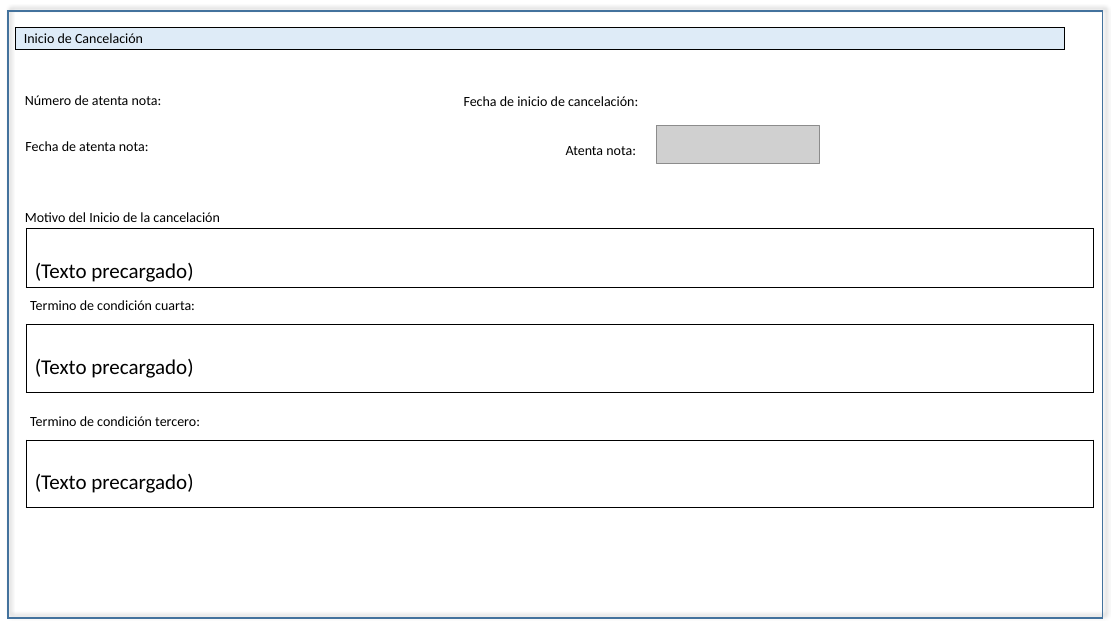
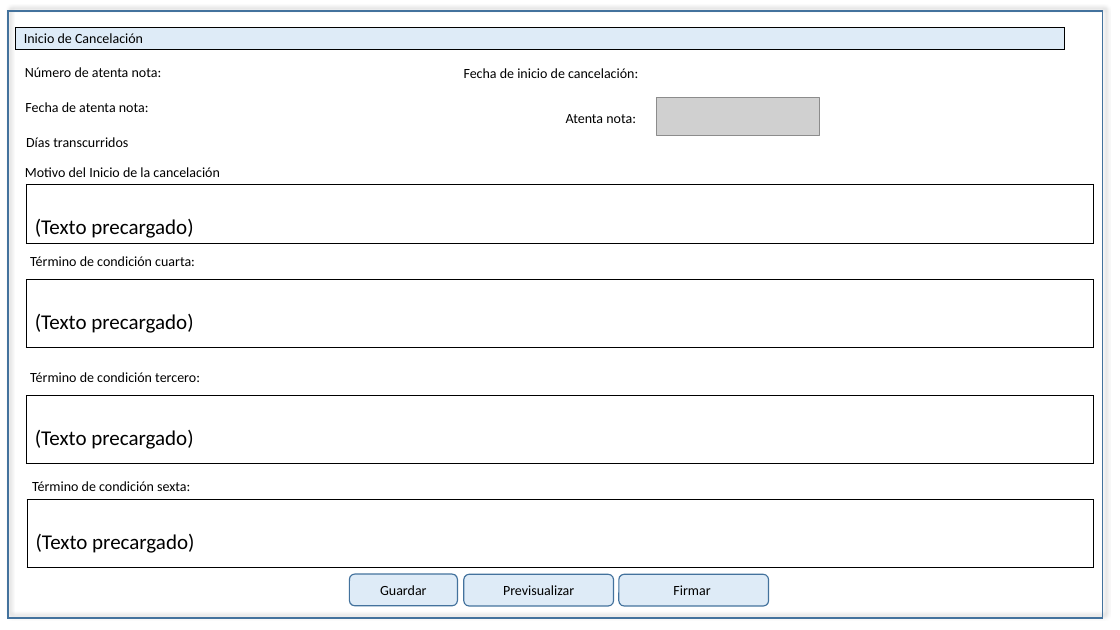
Before and after one commit to EDDIE83/Documentos, a slide deck: slide 4 of TAF 092019/Cancelación.pptx. Drawn at 1120x630 pixels with LibreOffice and Linux fonts; fonts in the diff are those of the drawing; grey boxes stand for pictures. Boxes give left, top, right and bottom in pixels: in the first picture for what was removed or moved away, otherwise in the second. Text is boxed around its words. In the diff, an @@ line names an element or a change of style, - is before the commit and + after.

```diff
--- a/TAF 092019/Cancelación.pptx
+++ b/TAF 092019/Cancelación.pptx
@@ text "Número de atenta nota:": place and size @@
-text "Número de atenta nota:" at [25,95,162,105]
+text "Número de atenta nota:" at [25,67,162,77]
@@ text "Fecha de atenta nota:": place and size @@
-text "Fecha de atenta nota:" at [25,141,149,151]
+text "Fecha de atenta nota:" at [25,102,149,112]
@@ 2 texts, 1 picture: place and size @@
-2 texts, 1 picture at [464,96,819,164]
+2 texts, 1 picture at [464,68,819,136]
@@ text added at [26,137,128,147], 12 pt, text #000000 @@
+Días transcurridos
@@ text at [30,256,195,266]: text changed @@
-Termino de condición cuarta:
+Término de condición cuarta:
@@ text at [30,372,200,382]: text changed @@
-Termino de condición tercero:
+Término de condición tercero:
@@ 3 tables, 1 text: place and size @@
-3 tables, 1 text at [25,212,1094,508]
+3 tables, 1 text at [25,167,1094,464]
@@ table added at [27,500,1094,568], 1 rows, 1 columns @@
+(Texto precargado)
@@ text added at [32,481,190,491], 12 pt, text #000000 @@
+Término de condición sexta:
@@ rounded rectangle added at [350,574,458,606], fill #DEEBF7, outline #43739E 1 pt, 12 pt, text #000000 @@
+Guardar
@@ rounded rectangle added at [464,575,613,607], fill #DEEBF7, outline #43739E 1 pt, 12 pt, text #000000 @@
+Previsualizar
@@ rounded rectangle added at [619,575,769,607], fill #DEEBF7, outline #43739E 1 pt, 12 pt, text #000000 @@
+Firmar
```
Also in this commit, not shown: 13 other slides changed, 1 slide removed, 11 other files.
